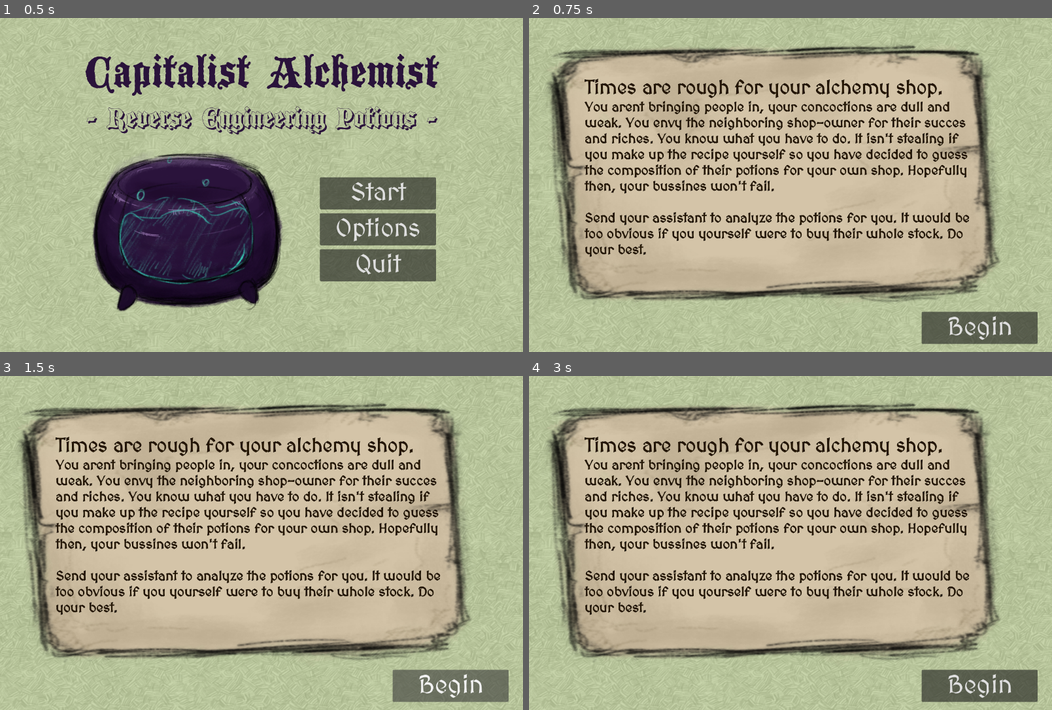
Above: before the commit, frames 1-4 (two rows, left to right).
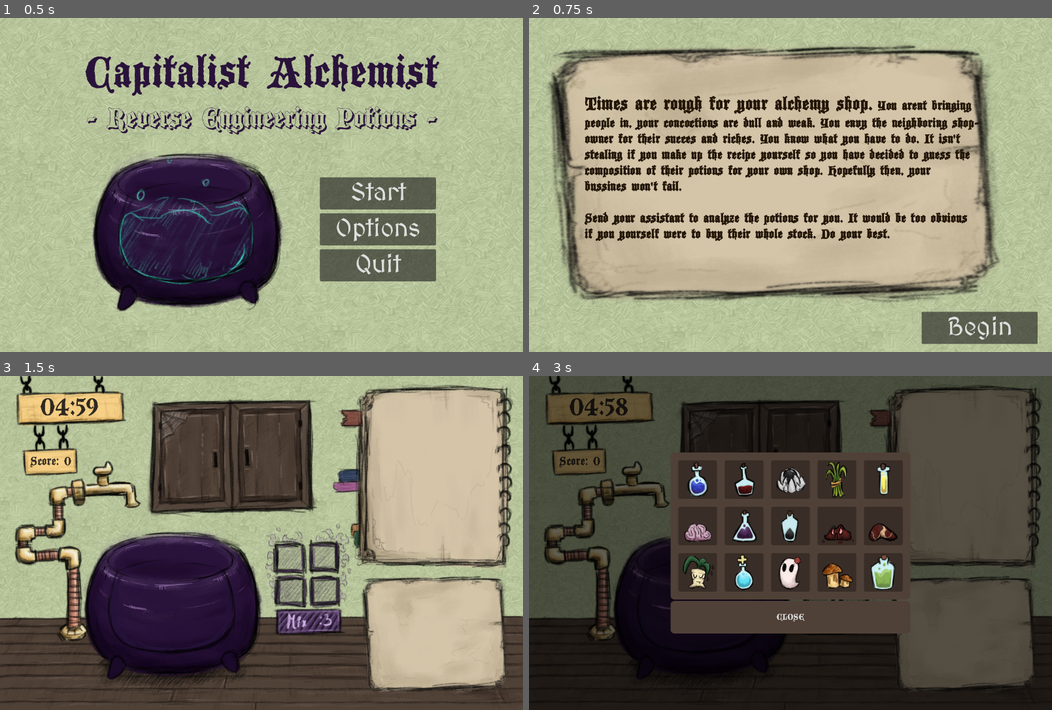
Above: after the commit, the same moments.

Repository: OsakiTsukiko/capitalist-alchemist
Game: Godot game, scene res://src/main_menu/main_menu.tscn
Same seed, same stepped clock (60 frames per second), same inputs: the game is played once before the commit and once after it.
Inputs (mouse positions are in pixels of both pictures, inside the frame that each line leads up to):
- Up to frame 1 (0.5 s): no input
- Up to frame 2 (0.75 s): click "Start" at 0.5 s
- Up to frame 3 (1.5 s): click "Begin" at 1.25 s
- Up to frame 4 (3 s): click (978, 686) at 2 s, where only the run before the commit has a clickable "Begin"; click (764, 456) at 2.77 s

Frame 1 is identical in both runs. In frame 2, 12% of the frame differs, in the area x 0-100%, y 0-100%; in frame 3, 73%; in frame 4, 96%.

Commit message:
fix stuff

Diff:
--- a/project.godot
+++ b/project.godot
@@ -15,8 +15,6 @@
 config/use_custom_user_dir=true
 config/features=PackedStringArray("4.1", "GL Compatibility")
 boot_splash/image="res://assets/img/ui_bg.png"
-boot_splash/fullsize=false
-boot_splash/use_filter=false
 config/icon="res://icon.png"
 config/windows_native_icon="res://icon.ico"
 
--- a/src/intro_scene/intro_scene.gd
+++ b/src/intro_scene/intro_scene.gd
@@ -1,6 +1,7 @@
 extends Control
 
+var game_scene: Resource = load("res://src/game_scene/game_scene.tscn")
 
 func _on_btn_begin_pressed():
 	SoundManager.play_sound("interface click")
-	#get_tree().change_scene_to_packed(load())
+	get_tree().change_scene_to_packed(game_scene)
--- a/src/intro_scene/intro_scene.tscn
+++ b/src/intro_scene/intro_scene.tscn
@@ -1,9 +1,10 @@
-[gd_scene load_steps=5 format=3 uid="uid://dvfu7squdj0um"]
+[gd_scene load_steps=6 format=3 uid="uid://dvfu7squdj0um"]
 
 [ext_resource type="Texture2D" uid="uid://bwkoqo1hto8p2" path="res://assets/img/ui_bg.png" id="1_eajt5"]
 [ext_resource type="Script" path="res://src/intro_scene/intro_scene.gd" id="1_ns85y"]
 [ext_resource type="Texture2D" uid="uid://b07rrudoqjtlc" path="res://assets/img/intro_scene/BRUH.png" id="2_q7t3w"]
 [ext_resource type="FontFile" uid="uid://b14682xgll42v" path="res://assets/fonts/MedievalSharp-Regular.ttf" id="3_anyt3"]
+[ext_resource type="FontFile" uid="uid://jp2ejc0xasmn" path="res://assets/fonts/Blackwood Castle.ttf" id="4_q7ihc"]
 
 [node name="IntroScene" type="Control"]
 layout_mode = 3
@@ -12,8 +13,10 @@
 
 [node name="TextureRect" type="TextureRect" parent="."]
 layout_mode = 1
-offset_right = 1690.0
-offset_bottom = 1080.0
+offset_left = -146.0
+offset_top = -105.0
+offset_right = 1544.0
+offset_bottom = 975.0
 texture = ExtResource("1_eajt5")
 
 [node name="Sprite2D" type="Sprite2D" parent="."]
@@ -29,12 +32,13 @@
 offset_bottom = 702.0
 theme_override_colors/default_color = Color(0.145098, 0.0823529, 0, 1)
 theme_override_constants/outline_size = 2
-theme_override_fonts/normal_font = ExtResource("3_anyt3")
-theme_override_fonts/bold_font = ExtResource("3_anyt3")
+theme_override_fonts/normal_font = ExtResource("4_q7ihc")
+theme_override_fonts/bold_font = ExtResource("4_q7ihc")
 theme_override_font_sizes/normal_font_size = 35
 theme_override_font_sizes/bold_font_size = 50
 bbcode_enabled = true
-text = "[b]Times are rough for your alchemy shop.[/b]   You arent bringing people in, your concoctions are dull and weak. You envy the neighboring shop-owner for their succes and riches. You know what you have to do. It isn't stealing if you make up the recipe yourself so you have decided to guess the composition of their potions for your own shop. Hopefully then, your bussines won't fail.
+text = "
+[b]Times are rough for your alchemy shop.[/b] You arent bringing people in, your concoctions are dull and weak. You envy the neighboring shop-owner for their succes and riches. You know what you have to do. It isn't stealing if you make up the recipe yourself so you have decided to guess the composition of their potions for your own shop. Hopefully then, your bussines won't fail.
 
 Send your assistant to analyze the potions for you. It would be too obvious if you yourself were to buy their whole stock. Do your best."
 
